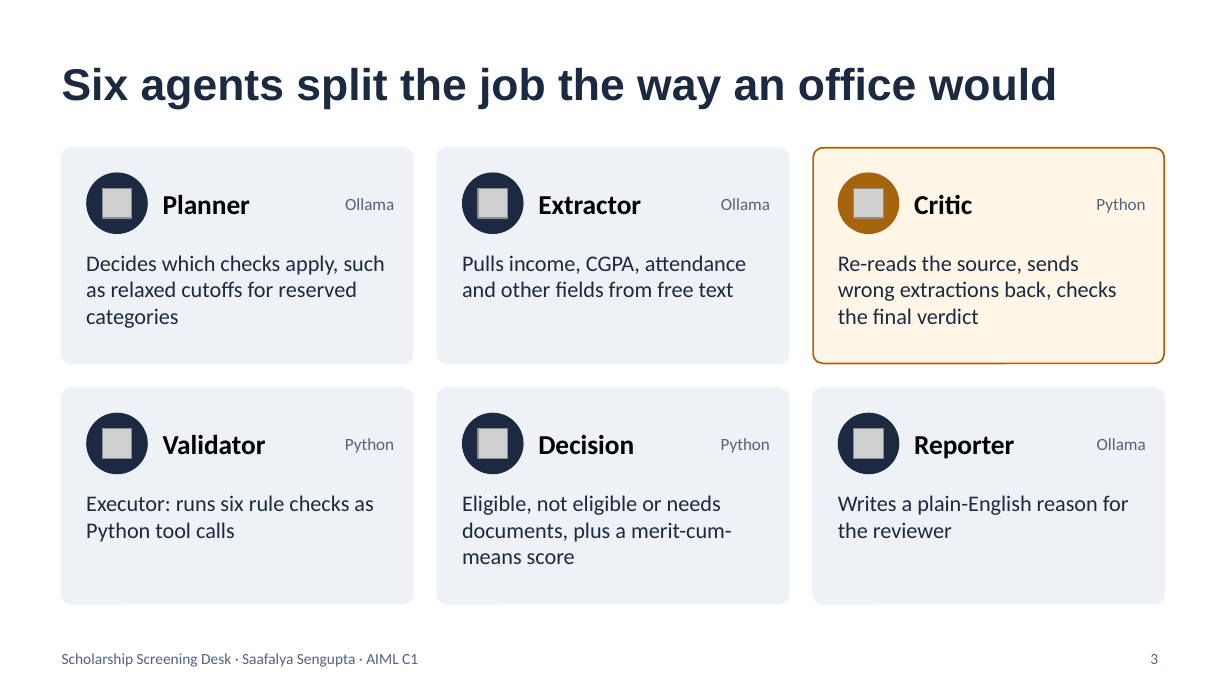
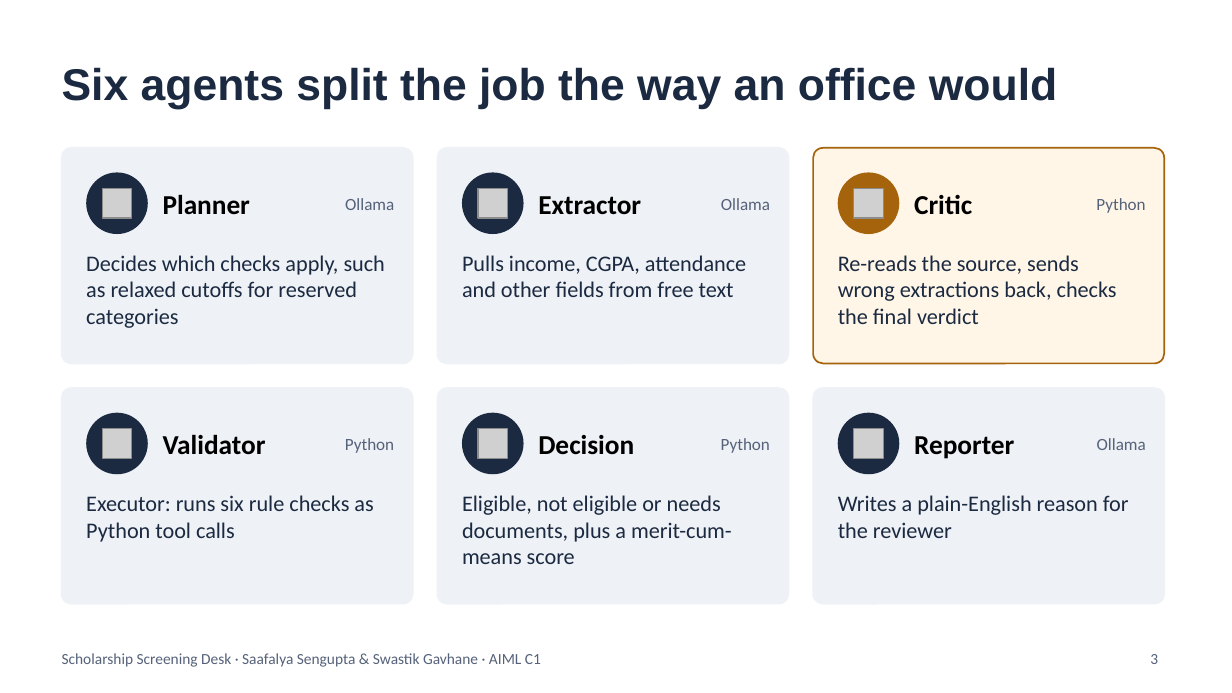
Before and after one commit to Saafalya/scholardesk-, a slide deck: slide 3 of docs/ScholarDesk_CA3.pptx. Drawn at 1232x693 pixels with LibreOffice and Linux fonts; fonts in the diff are those of the drawing; grey boxes stand for pictures. Boxes give left, top, right and bottom in pixels: in the first picture for what was removed or moved away, otherwise in the second. Text is boxed around its words. In the diff, an @@ line names an element or a change of style, - is before the commit and + after.

```diff
--- a/docs/ScholarDesk_CA3.pptx
+++ b/docs/ScholarDesk_CA3.pptx
@@ text at bbox=[62, 653, 541, 667]: text changed @@
-Scholarship Screening Desk · Saafalya Sengupta · AIML C1
+Scholarship Screening Desk · Saafalya Sengupta & Swastik Gavhane · AIML C1
```
Also in this commit, not shown: 7 other slides changed, 4 other files.
